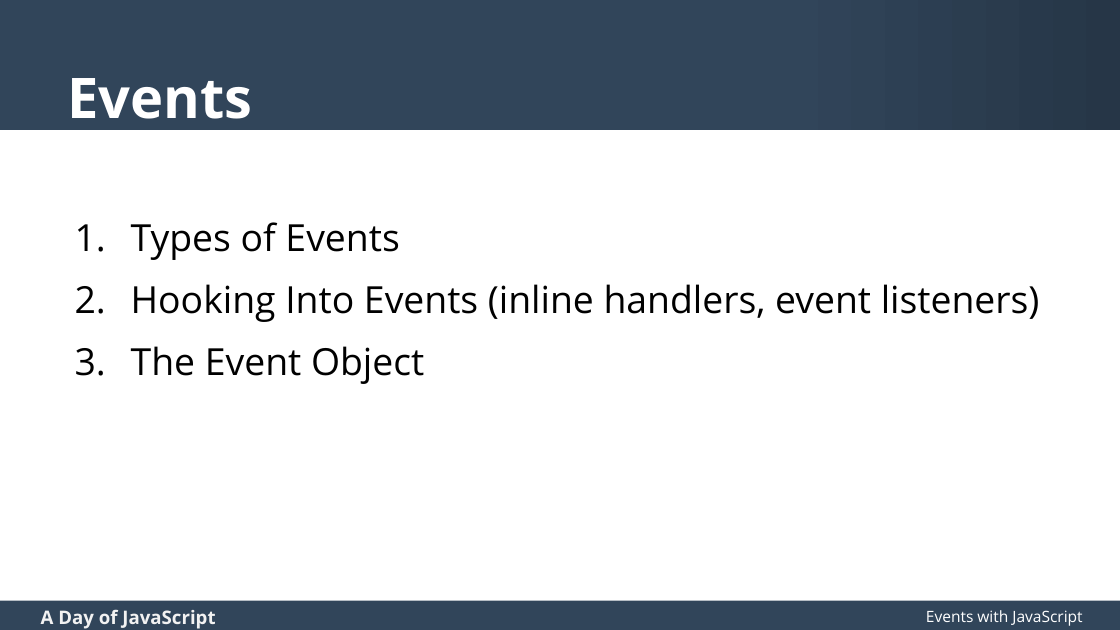
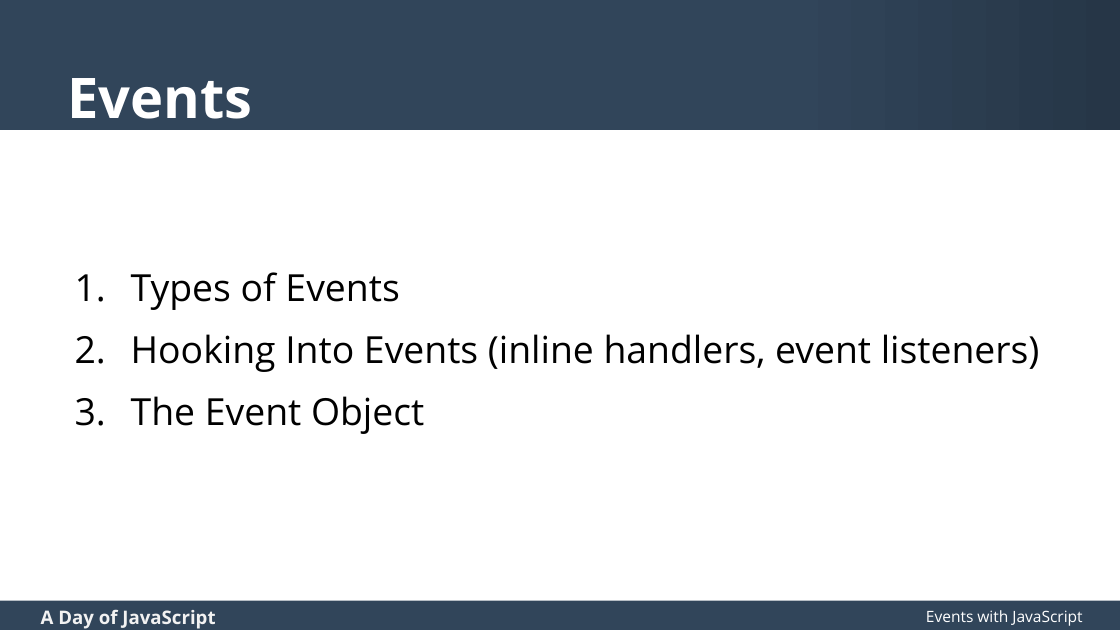
Before and after one commit to zgordon/a-day-of-javascript, a slide deck: slide 64 of A Day of JavaScript Slides.pptx. Drawn at 1120x630 pixels with LibreOffice and Linux fonts; fonts in the diff are those of the drawing. Boxes give left, top, right and bottom in pixels: in the first picture for what was removed or moved away, otherwise in the second. Text is boxed around its words. In the diff, an @@ line names an element or a change of style, - is before the commit and + after.

```diff
--- a/A Day of JavaScript Slides.pptx
+++ b/A Day of JavaScript Slides.pptx
@@ text "Types of Events": place and size @@
-text "Types of Events" at (131, 222, 1040, 384)
+text "Types of Events" at (131, 272, 1040, 434)
```
Also in this commit, not shown: 7 other slides changed, 15 other files.
